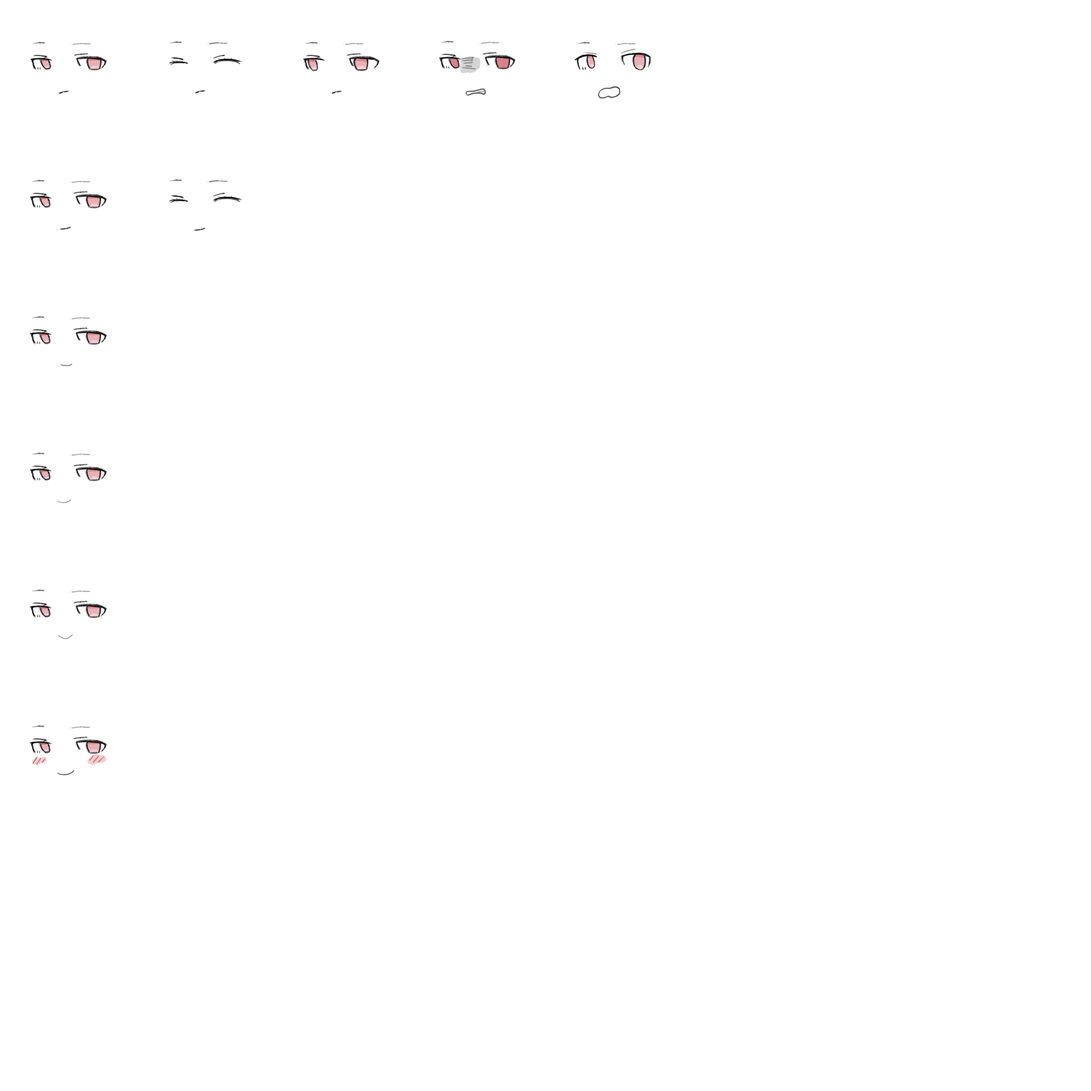
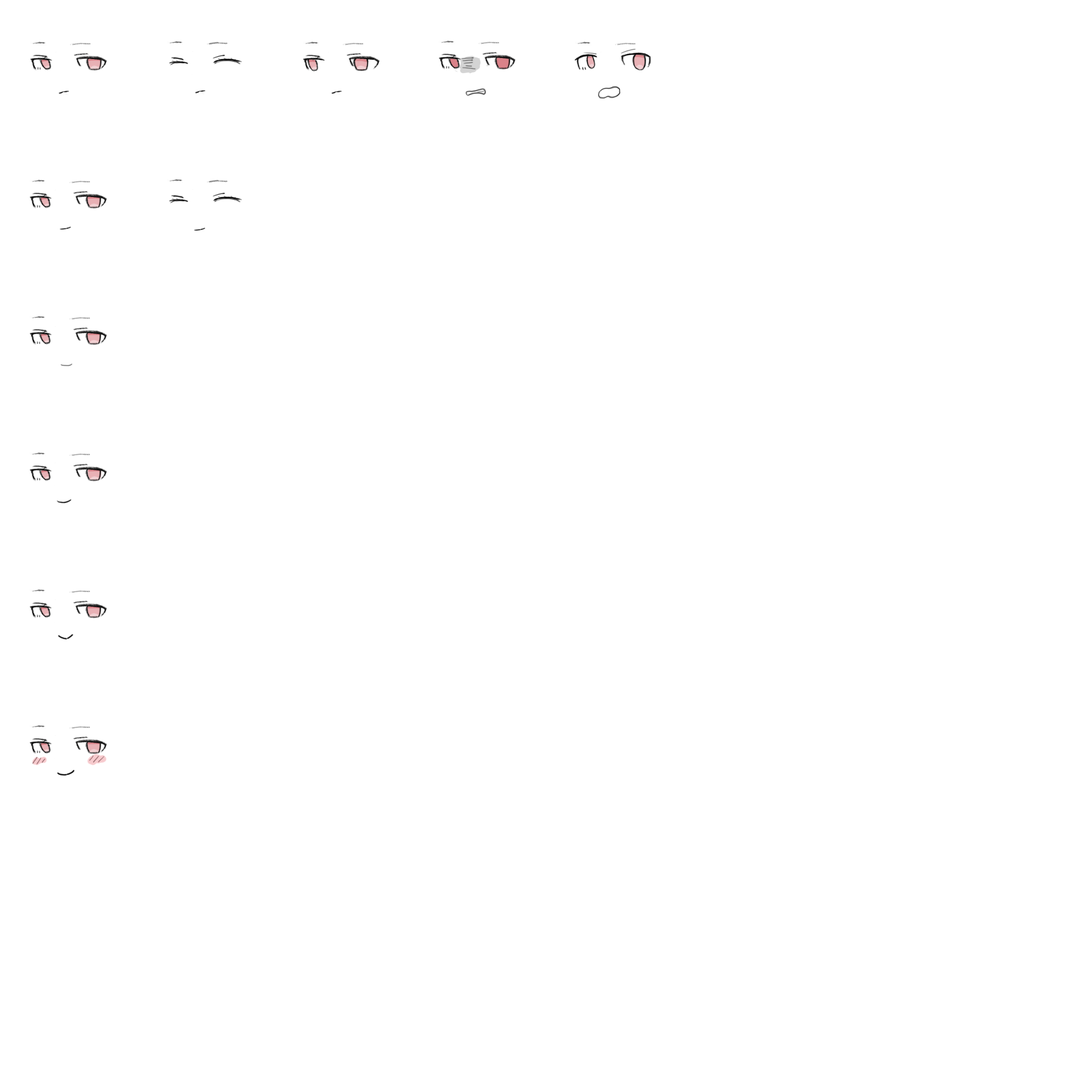
Revision of a layered 1091x1091 image; what changed, layer by layer:
painted on "입" (2nd of 8, in "Point 5Face") over [57, 769, 75, 777]
painted on "입" (3rd of 8, in "Point 4Face") over [57, 634, 74, 641]
painted on "입" (4th of 8, in "Point 3Face") over [56, 499, 72, 504]
painted on "채색" (7th of 9, in "기본눈" › "경멸") over [465, 89, 485, 96]
